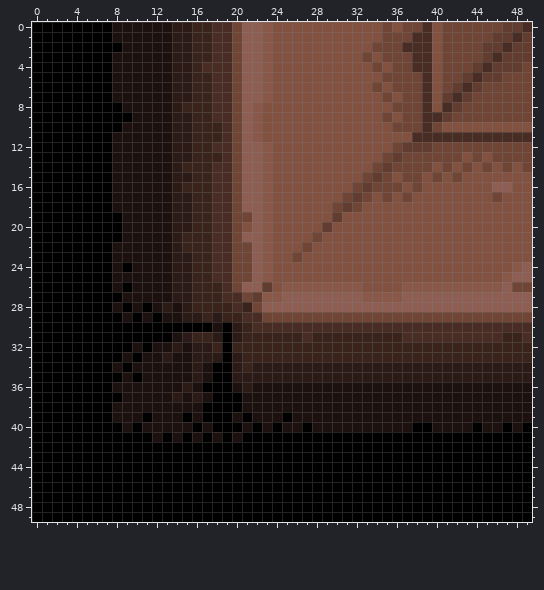
Two states of a pixel-art sprite, app/src/main/res/drawable/habitacion_esquina_izq_abajo.png. Above, as it was before the edit.
The file is 50x50 pixels.
After the commit:
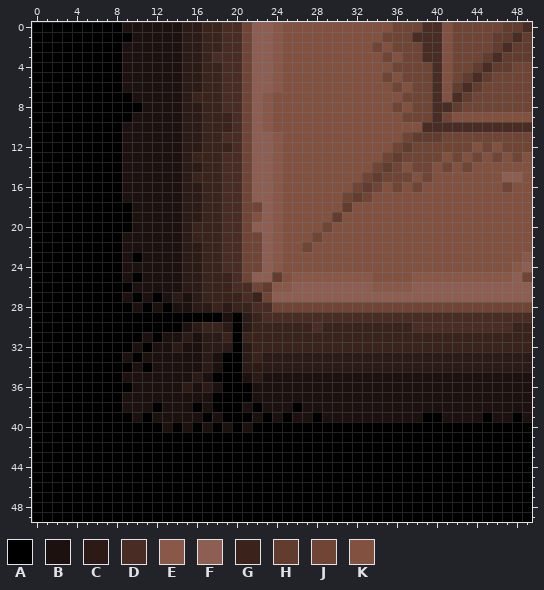
Palette (. is transparent): A #000000  B #1c110e  C #2b1a15  D #492d24  E #895849  F #8e5e52  G #39231b  H #613c2f  J #704536  K #835140
What changed:
Changed rows in their new state; - is an unchanged pixel.
first column x 8:
 0 A-----B-C-G-DJ-FE----------KJ---DK--------
 1 AA----B-C-G-DJ-FE---------------DK--------
 2 ------B-C-G-DJ-FE----------K-JJ-DK---J----
 3 A-----B-C---DJ-FE--------K--K-J-DK--------
 4 A-----B-CGG-DJ-FE---------K---JJDK------J-
 5 A-----B-C-G-DJ-FE-----------K--JDK----J---
 6 A-----B-C-G-DJ-FE---------K--K-JDK--------
 7 AA----B---G-DJ-------------K---JDK--------
 8 -AA---BCC-G-DJFE-------------K-JD---------
 9 ------B-C-GGDJFE-----------K---J-JKKKKKKKK
10 ------B-C--GDJFE------------KKK-DDDDDDDDDD
11 A-----B-C---DJFFE------------JHHHJJJJJJJJJ
12 A-----B-C-GGDJ-FE-------------JJ----K-K---
13 A-----B-----DJ-FE----------------K-----K-K
14 A-----BCC-G-DJ-FE------------K-------K-K-K
15 A-----B---G-DJ-FE-----------J-KJK-K----FF-
16 A-----BCC-G-DJ-FE----------K----------KJ--
17 A-----B-C-G-DJ-FE----------K-K--------K---
18 AA----B-C-G-DJJFE-----K-K-----------------
19 -A----B-C-G-D-KFE-------------------------
20 -A----B---G-DJ-FE----J--------------------
21 ------BC--G-DJJFE-------------------------
22 A-----BCC-G-D-JFE-------------------------
23 A-A---B-C-G-D-JFE-K----------------------E
24 AB----B-C-G-D-JFE-------------------------
25 A-A---B-C-GGD--FH-EEEEEEEE----EEEEEEEEE--J
26 A-----B-C--GDDJ-E-FFFFFFFFEEE-FFFFFFFFF-FF
27 --A-A--BC--GGDGJF--------FFFF-------------
28 A----A-BCC-CG-DDJJJJJJJJJJJJJJJJJJJJJJJJJJ
29 -A-A-AAAAAABACGDDDDDDDDDDDDDDDDDDDDDDDDDDD
30 -------BCGGCACGGGGGG-GGGGGGGGG----------GG
31 ---B-B--BC-GA------G---------GGGGGGGGGG--G
32 --------B-CCAC----------------------------
33 -----B--B-B-AC-CCCCCCCCCCCCCCCCCCCCCCCCCCC
34 A--A----BCB-AC----------------------------
35 --B---------AB-BBBBBBBBBBBBBBBBBBBBBBBBBBB
36 AA-------CB-AA----------------------------
37 ------B-B----A----------------------------
38 A---A---AB----A---A-----------------------
39 AA-----B--B-A--A----A----------AA----A--A-
40 -A-AA-A----B---A-AA-AAAAAAAAAA--AAAA-AA-A-
41 ----A-A-A-A-A-----------------------------
Changed places in both pictures, as pixel boxes (x1, y1, x2, y2):
changed: (112, 22, 532, 442)
